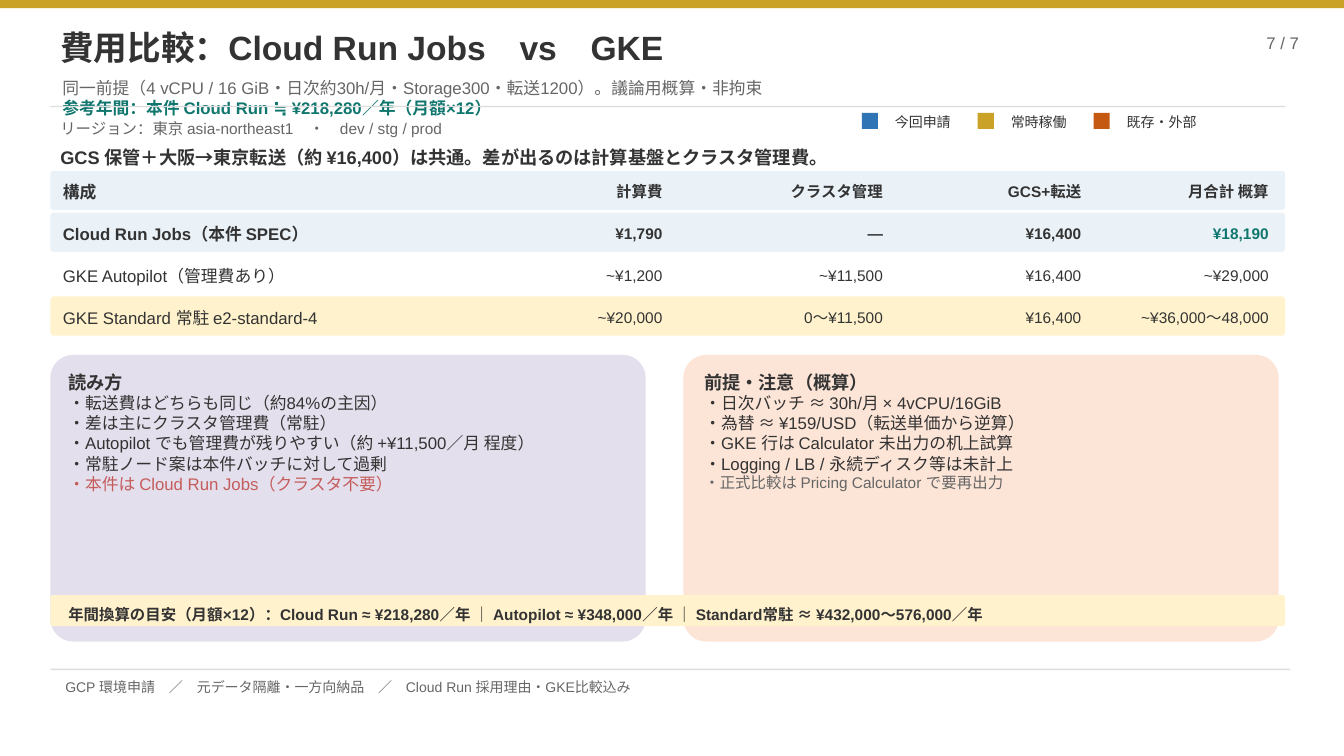
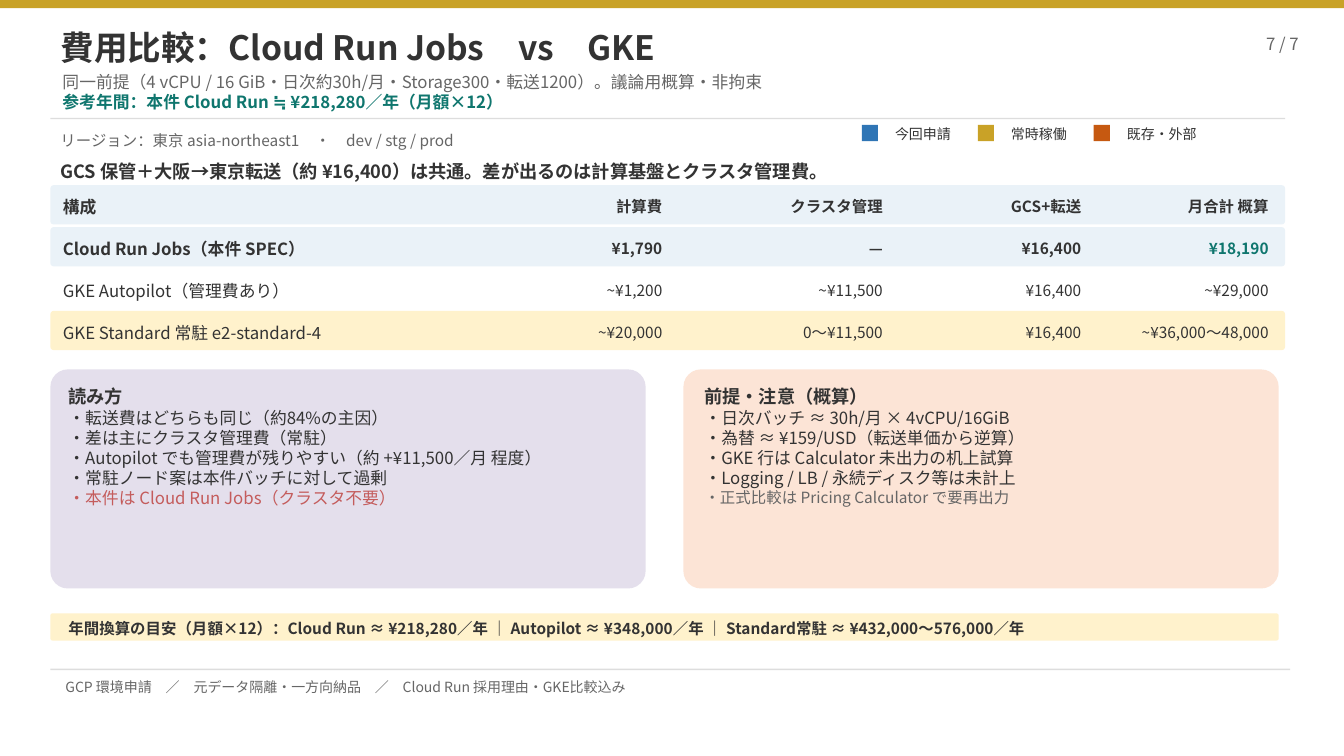
Before and after one commit to ZangPengshi-TREC/Zang_TreC, a slide deck: slide 7 of PMI/Sinops/phase2-detail-design/sources/20260922-scm-if-cloud-application/SCM連携クラウド機_GCP環境申請.pptx. Drawn at 1344x756 pixels with LibreOffice and Linux fonts; fonts in the diff are those of the drawing. Boxes give left, top, right and bottom in pixels: in the first picture for what was removed or moved away, otherwise in the second. Text is boxed around its words. In the diff, an @@ line names an element or a change of style, - is before the commit and + after.

```diff
--- a/PMI/Sinops/phase2-detail-design/sources/20260922-scm-if-cloud-application/SCM連携クラウド機_GCP環境申請.pptx
+++ b/PMI/Sinops/phase2-detail-design/sources/20260922-scm-if-cloud-application/SCM連携クラウド機_GCP環境申請.pptx
@@ text "リージョン：東京 asia-northeast1 ・ dev / ...": place and size @@
-text "リージョン：東京 asia-northeast1 ・ dev / ..." at (60, 121, 442, 137)
+text "リージョン：東京 asia-northeast1 ・ dev / ..." at (60, 133, 454, 150)
@@ text "今回申請": place and size @@
-text "今回申請" at (895, 115, 951, 128)
+text "今回申請" at (895, 127, 951, 140)
@@ text "常時稼働": place and size @@
-text "常時稼働" at (1011, 115, 1067, 128)
+text "常時稼働" at (1011, 127, 1067, 140)
@@ 4 rectangles: place and size @@
-4 rectangles at (50, 106, 1286, 129)
+4 rectangles at (50, 118, 1286, 141)
@@ text "既存・外部": place and size @@
-text "既存・外部" at (1127, 115, 1197, 128)
+text "既存・外部" at (1127, 127, 1197, 140)
@@ text "GCS 保管＋大阪→東京転送（約 ¥16,400）は共通。差が出るのは計算基盤とクラスタ管理費。": place and size @@
-text "GCS 保管＋大阪→東京転送（約 ¥16,400）は共通。差が出るのは計算基盤とクラスタ管理費。" at (60, 148, 828, 167)
+text "GCS 保管＋大阪→東京転送（約 ¥16,400）は共通。差が出るのは計算基盤とクラスタ管理費。" at (60, 162, 827, 182)
@@ font Arial to Noto Sans CJK JP in 32 elements at (60, 31, 656, 63), (65, 680, 625, 693), (62, 74, 762, 112), (612, 242, 663, 257), (616, 199, 662, 214), (790, 199, 882, 214), (607, 284, 663, 299), (818, 284, 882, 299), (598, 326, 662, 341), (803, 326, 883, 341), (1022, 242, 1082, 257), (1026, 284, 1082, 299), (1026, 326, 1082, 341), (1011, 199, 1081, 214), (1209, 242, 1269, 257), (1188, 197, 1269, 217), (1204, 284, 1268, 299), (1142, 326, 1269, 341), (1266, 37, 1298, 50), (63, 196, 97, 218), (63, 240, 305, 257), (63, 283, 289, 301), (63, 325, 321, 341), (68, 621, 1025, 638), (60, 133, 454, 150), (60, 162, 827, 182), (895, 127, 951, 140), (1011, 127, 1067, 140), (1127, 127, 1197, 140), (68, 387, 541, 506), (705, 387, 1024, 507), (684, 234, 893, 263) @@
@@ 20 texts, 4 rounded rectangles: place and size @@
-20 texts, 4 rounded rectangles at (50, 171, 1286, 336)
+20 texts, 4 rounded rectangles at (50, 186, 1286, 350)
@@ rounded rectangle: place and size @@
-rounded rectangle at (50, 355, 646, 641)
+rounded rectangle at (50, 369, 646, 588)
@@ text "読み方": place and size @@
-text "読み方" at (68, 373, 534, 492)
+text "読み方" at (68, 387, 541, 506)
@@ rounded rectangle: place and size @@
-rounded rectangle at (684, 355, 1279, 641)
+rounded rectangle at (684, 369, 1279, 588)
@@ text "前提・注意（概算）": place and size @@
-text "前提・注意（概算）" at (704, 373, 1024, 491)
+text "前提・注意（概算）" at (705, 387, 1024, 507)
@@ rounded rectangle: place and size @@
-rounded rectangle at (50, 596, 1286, 627)
+rounded rectangle at (50, 614, 1279, 641)
@@ text "年間換算の目安（月額×12）：Cloud Run ≈ ¥218,280／年 ｜ ...": place and size @@
-text "年間換算の目安（月額×12）：Cloud Run ≈ ¥218,280／年 ｜ ..." at (68, 607, 983, 623)
+text "年間換算の目安（月額×12）：Cloud Run ≈ ¥218,280／年 ｜ ..." at (68, 621, 1025, 638)
```
Also in this commit, not shown: 6 other slides changed, 8 other files.
